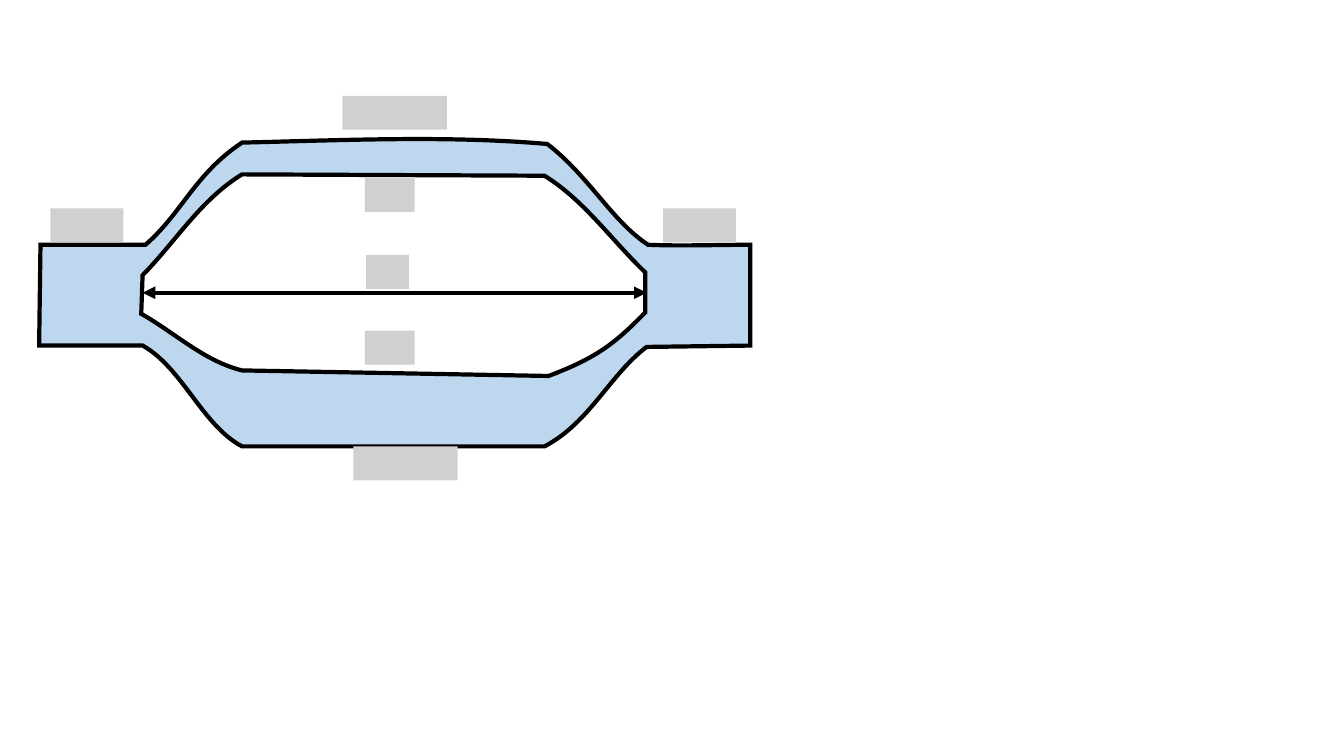
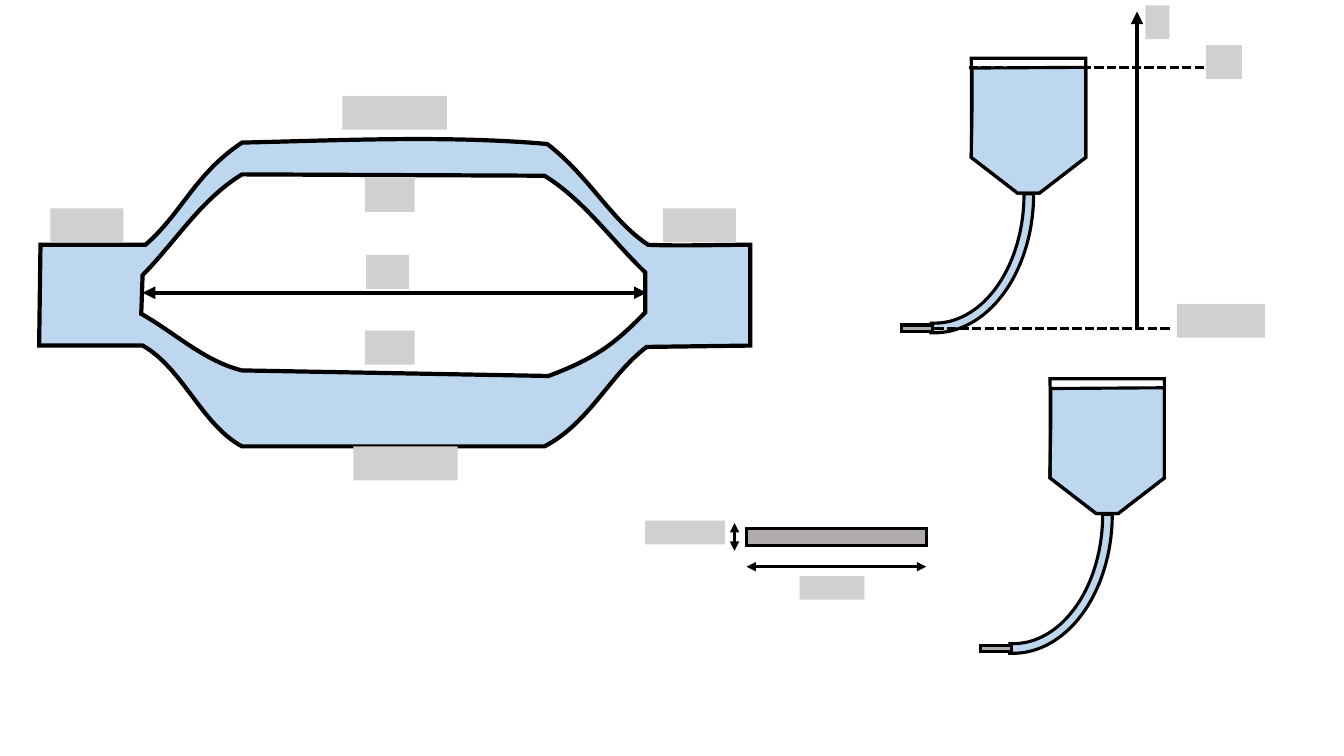
Before and after one commit to OSTP/PhysicsArtofModelling, a slide deck: slide 12 of tex/figures/FluidMechanics/Figures.pptx. Drawn at 1344x756 pixels with LibreOffice and Linux fonts; fonts in the diff are those of the drawing; grey boxes stand for pictures. Boxes give left, top, right and bottom in pixels: in the first picture for what was removed or moved away, otherwise in the second. Text is boxed around its words. In the diff, an @@ line names an element or a change of style, - is before the commit and + after.

```diff
--- a/tex/figures/FluidMechanics/Figures.pptx
+++ b/tex/figures/FluidMechanics/Figures.pptx
@@ group added at [836,5,1265,338]: 3 pictures, 2 freeform shapes, 2 lines, 1 arch (boxed as its full ring), 1 rectangle, 1 arrow @@
@@ group added at [645,376,1166,654]: 2 freeform shapes, 2 rectangles, 2 double arrows, 2 pictures, 1 arch (boxed as its full ring) @@
```
Also in this commit, not shown: 1 other slide changed, 1 other file.
